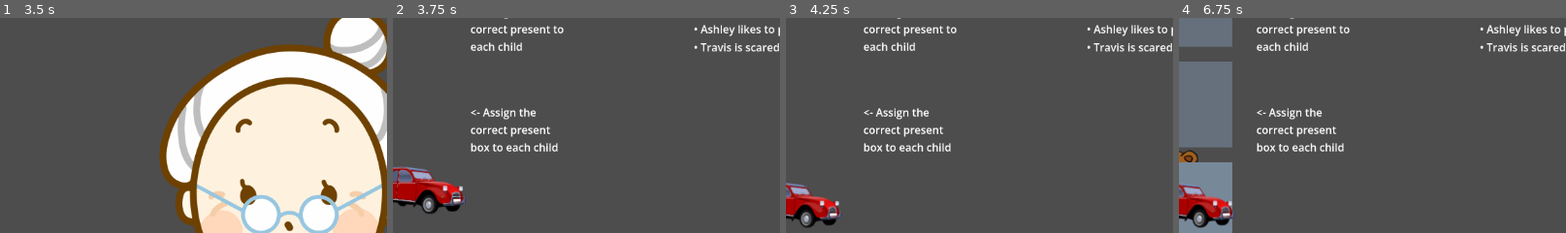
Above: before the commit, frames 1-4 (left to right).
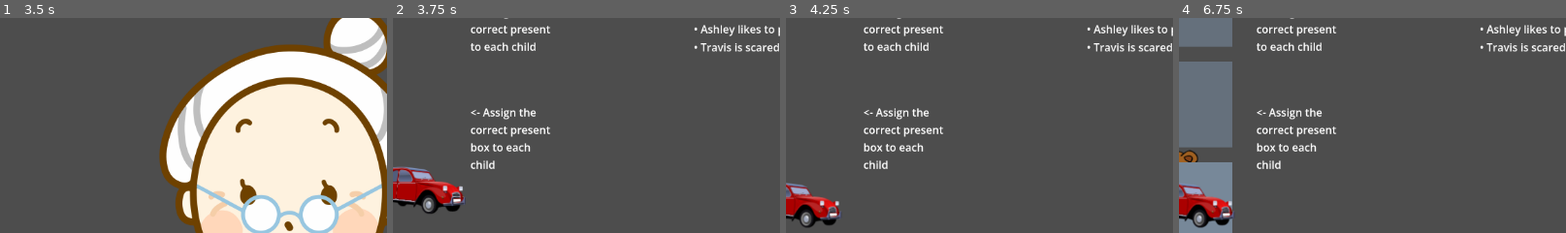
Above: after the commit, the same moments.

Repository: irisistible/ENG287-Project
Game: Godot game, scene res://Scenes/MainMenu.tscn
Two runs of this game, one before a commit and one after it. Both use one fixed random seed, a clock stepped at 60 frames per second and the inputs below. The engine's default icon, where the game draws it, is replaced by a stand-in: a white triangle on a blue panel in a dark square.
Inputs (mouse positions are % of the whole screen's width and height, from its top left):
- Up to frame 1 (3.5 s): click "Start Game" at 0.5 s; move the mouse to (72, 44) at 1.27 s; press the mouse at (72, 44) at 1.28 s; release the mouse at (72, 44) at 2 s; tap Enter at 2 s; drag from (30, 54) to (45, 70) at 2.02 s; tap Space at 2.75 s; move the mouse to (60, 27) at 2.77 s; press the mouse at (60, 27) at 2.78 s
- Up to frame 2 (3.75 s): release the mouse at (60, 27) at 3.5 s; tap Enter at 3.5 s; drag from (45, 70) to (20, 34) at 3.52 s
- Up to frame 3 (4.25 s): no input
- Up to frame 4 (6.75 s): click "Check Solution" at 4.25 s; click "Check Solution" at 5 s; click "Check Solution" at 5.75 s; drag from (22, 61) to (55, 49) at 6.52 s
The pictures show only the part of the screen within x 33-83%, y 18-68%; the shares and areas given below are measured in that part.

Frame 1 is identical in both runs. In frame 2, 0.7% of the frame differs, in the area x 20-45%, y 3-71%; in frame 3, 0.7%; in frame 4, 0.7%.

Commit message:
fixed some stuff

Diff:
--- a/Data/Levels/Level3.tres
+++ b/Data/Levels/Level3.tres
@@ -79,6 +79,6 @@
 wrappings = Array[ExtResource("4_pl6gh")]([SubResource("Resource_fhf25"), SubResource("Resource_q40rd"), SubResource("Resource_sc0kv"), SubResource("Resource_4t5gk")])
 children = Array[ExtResource("1_b4tps")]([SubResource("Resource_iq4y5"), SubResource("Resource_xnuyl"), SubResource("Resource_noih4"), SubResource("Resource_qfiul")])
 hints = Array[String](["Either Travis or Ashley wants a red present box, I can't seem to remember", "My note says that  …(506 unchanged characters)…
-dialog = Array[String](["*Another five years later*", "What? …(356 unchanged characters)… till need to rely on this old brain of my mine to remember what my grandchildren want."])
+dialog = Array[String](["*Another five years later*", "What? …(356 unchanged characters)… till need to rely on this old brain of mine to remember what my grandchildren want."])
 num_children = 4
 metadata/_custom_type_script = "uid://bsul2uc068mgc"
--- a/Scripts/PuzzleScene.gd
+++ b/Scripts/PuzzleScene.gd
@@ -40,7 +40,7 @@
 	label_p.text = '<- Assign the correct present to each child'
 	label_p.position = Vector2(puzzle.n * 150 + 50, 100)
 	label_p.autowrap_mode = TextServer.AUTOWRAP_WORD_SMART
-	label_p.custom_minimum_size.x = 150 # Acts as a fixed width
+	label_p.custom_minimum_size.x = 125 # Acts as a fixed width
 	add_child(label_p)
 
 	# Add text to indicate wrapping slots
@@ -48,7 +48,7 @@
 	label_w.text = '<- Assign the correct present box to each child'
 	label_w.position = Vector2(puzzle.n * 150 + 50, 250)
 	label_w.autowrap_mode = TextServer.AUTOWRAP_WORD_SMART
-	label_w.custom_minimum_size.x = 150 # Acts as a fixed width
+	label_w.custom_minimum_size.x = 125 # Acts as a fixed width
 	add_child(label_w)
 
 func _spawn_presents() -> void:
